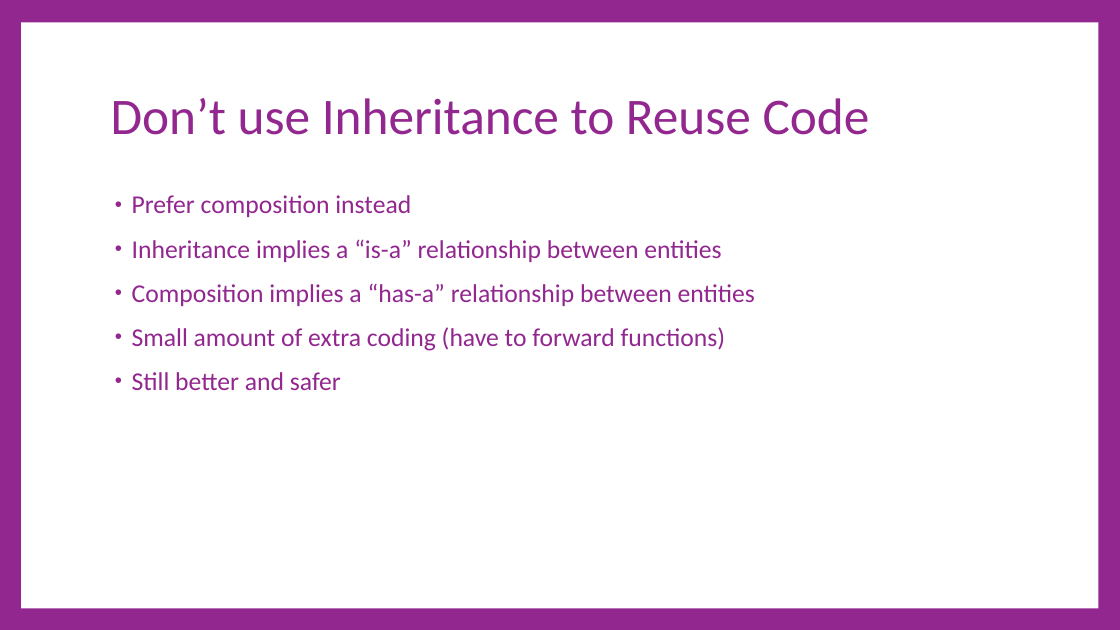
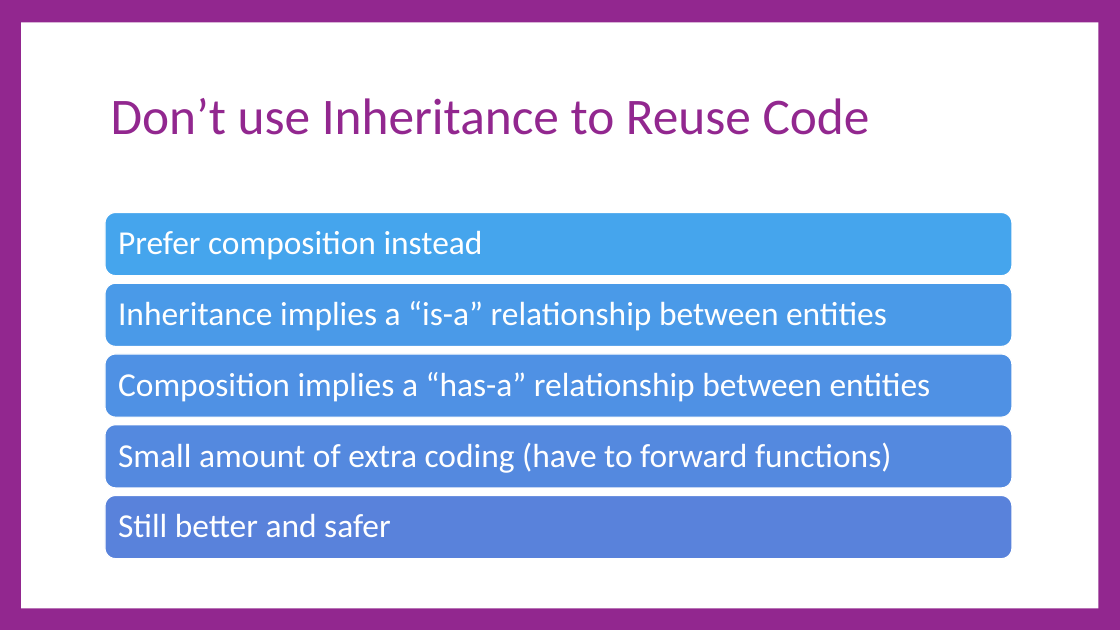
Before and after one commit to cdiggins/cs321, a slide deck: slide 13 of class-notes/cs321-winter-2023-lecture-11-polymorphism.pptx. Drawn at 1120x630 pixels with LibreOffice and Linux fonts; fonts in the diff are those of the drawing. Boxes give left, top, right and bottom in pixels: in the first picture for what was removed or moved away, otherwise in the second. Text is boxed around its words. In the diff, an @@ line names an element or a change of style, - is before the commit and + after.

```diff
--- a/class-notes/cs321-winter-2023-lecture-11-polymorphism.pptx
+++ b/class-notes/cs321-winter-2023-lecture-11-polymorphism.pptx
@@ text removed at (132,195,755,390) @@
-• Prefer composition instead
-• Inheritance implies a “is-a” relationship between entities
-• Composition implies a “has-a” relationship between entities
-• Small amount of extra coding (have to forward functions)
-• Still better and safer
@@ group added at (105,212,1012,559): 5 rounded rectangles, 5 texts @@
+Prefer composition instead
+Inheritance implies a “is-a” relationship between entities
+Composition implies a “has-a” relationship between entities
+Small amount of extra coding (have to forward functions)
+Still better and safer
```
Also in this commit, not shown: 27 other slides changed, 1 other file.
